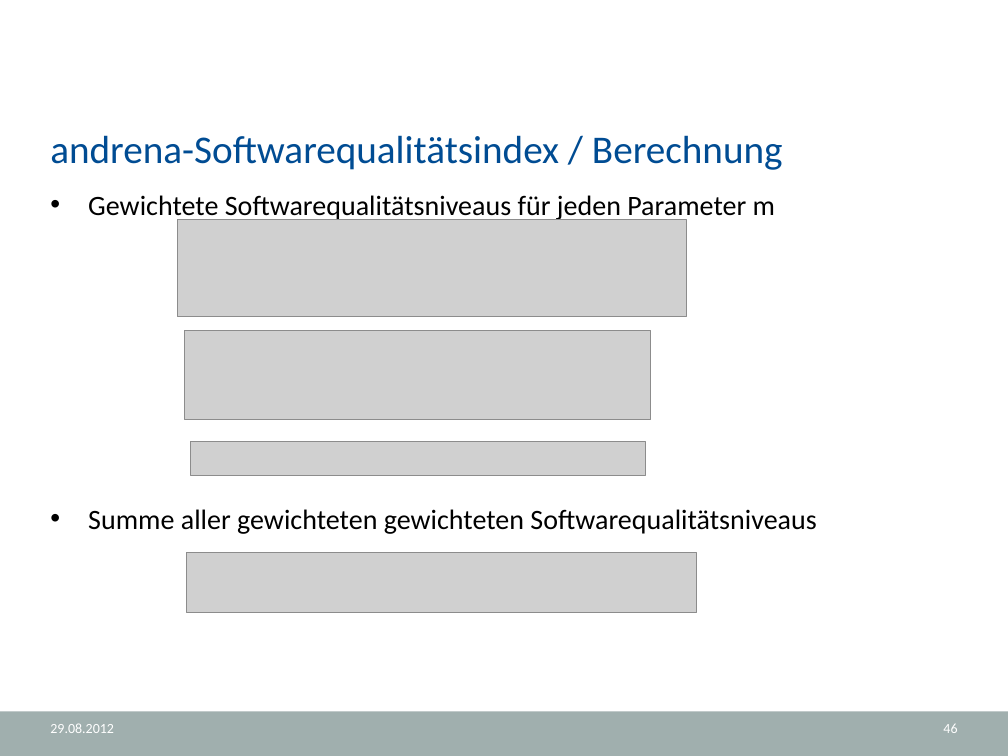
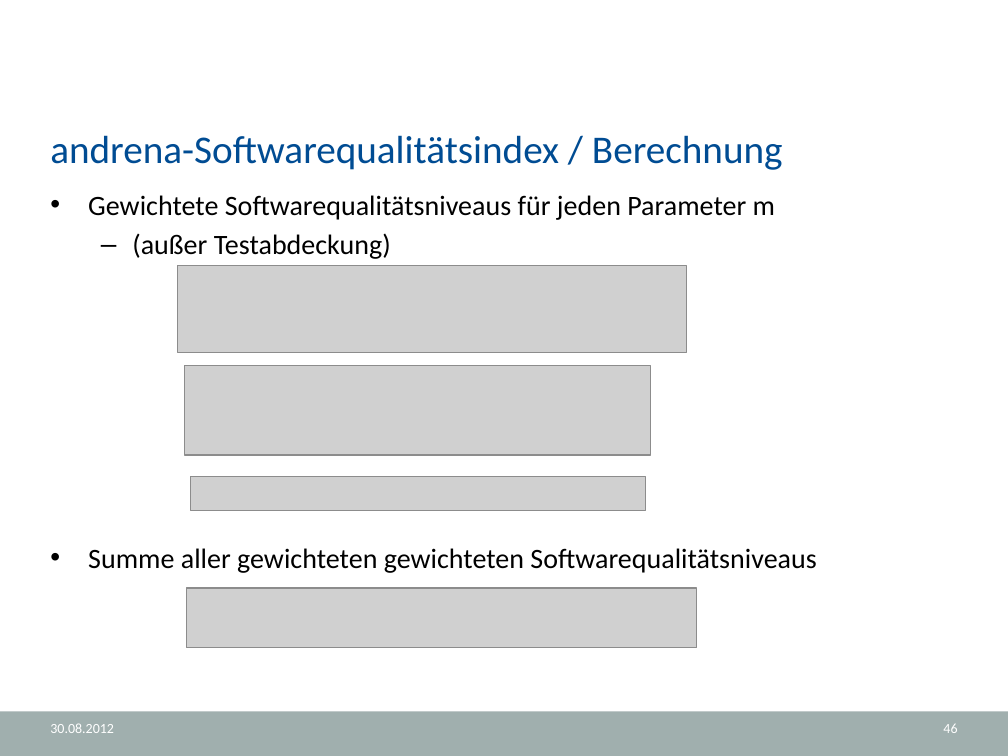
Before and after one commit to halllo/MTSS12, a slide deck: slide 46 of text/Usus.NET.pptx. Drawn at 1008x756 pixels with LibreOffice and Linux fonts; fonts in the diff are those of the drawing; grey boxes stand for pictures; background and template pictures are left out. Boxes give left, top, right and bottom in pixels: in the first picture for what was removed or moved away, otherwise in the second. Text is boxed around its words. In the diff, an @@ line names an element or a change of style, - is before the commit and + after.

```diff
--- a/text/Usus.NET.pptx
+++ b/text/Usus.NET.pptx
@@ text at (x1=132, y1=233, x2=391, y2=259): paragraph added @@
+  – (außer Testabdeckung)
@@ picture resized from (x1=177, y1=220, x2=686, y2=318) to (x1=177, y1=266, x2=686, y2=353) @@
@@ 3 pictures moved together from (x1=184, y1=331, x2=697, y2=612) to (x1=184, y1=366, x2=697, y2=647) @@
@@ text at (x1=50, y1=723, x2=114, y2=733): text changed @@
-29.08.2012
+30.08.2012
```
Also in this commit, not shown: 57 other slides changed, 2 other files.
